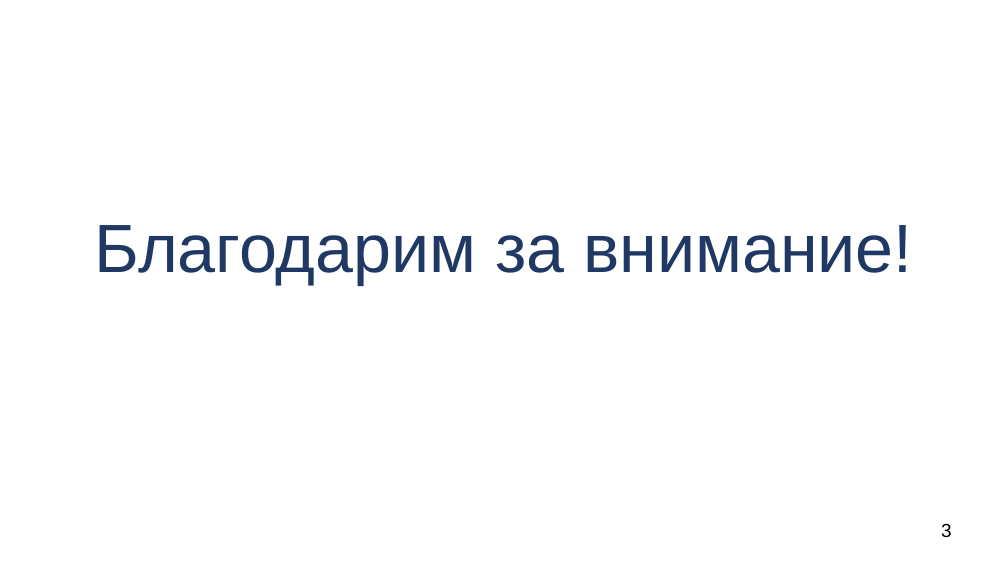
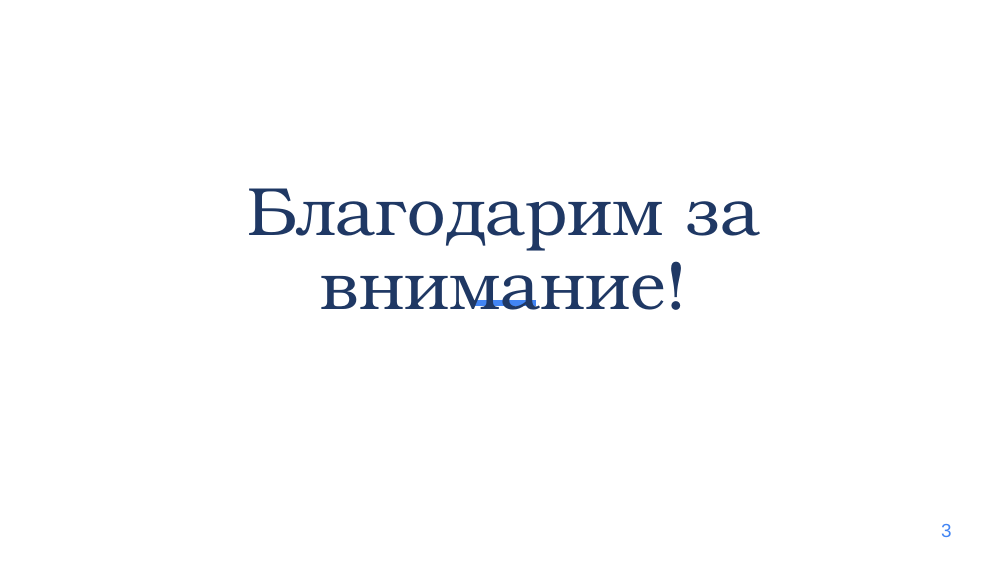
Before and after one commit to DLaaren/PGLab-postgresql-proxy-extension, a slide deck: slide 10 of proxy.pptx (slide 7 before the commit). Drawn at 1008x567 pixels with LibreOffice and Linux fonts; fonts in the diff are those of the drawing; background and template pictures are left out. Boxes give left, top, right and bottom in pixels: in the first picture for what was removed or moved away, otherwise in the second. Text is boxed around its words. In the diff, an @@ line names an element or a change of style, - is before the commit and + after.

```diff
--- a/proxy.pptx
+++ b/proxy.pptx
@@ title "Благодарим за внимание!" at (x1=248, y1=188, x2=760, y2=310): font Arial to TeX Gyre Bonum, text colour #203864 to #1F3864 @@
@@ line added from (472, 303) to (537, 303), #4285F4 6 pt @@
@@ text "3" at (x1=941, y1=524, x2=952, y2=537): text colour #000000 to #4285F4 @@
```
Also in this commit, not shown: 3 other slides changed, 6 slides added, 3 slides removed.
